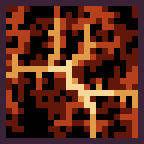
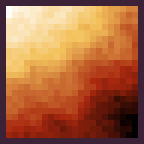
Layers edited between the first and the second 144px x 144px image:
added layer "Brownian" above "Ballistic" over [6, 6, 138, 138]
added layer "Ballistic" above "Spectral" over [6, 6, 138, 138]
added layer "Spectral" above "Diffusion" over [6, 6, 138, 138]
